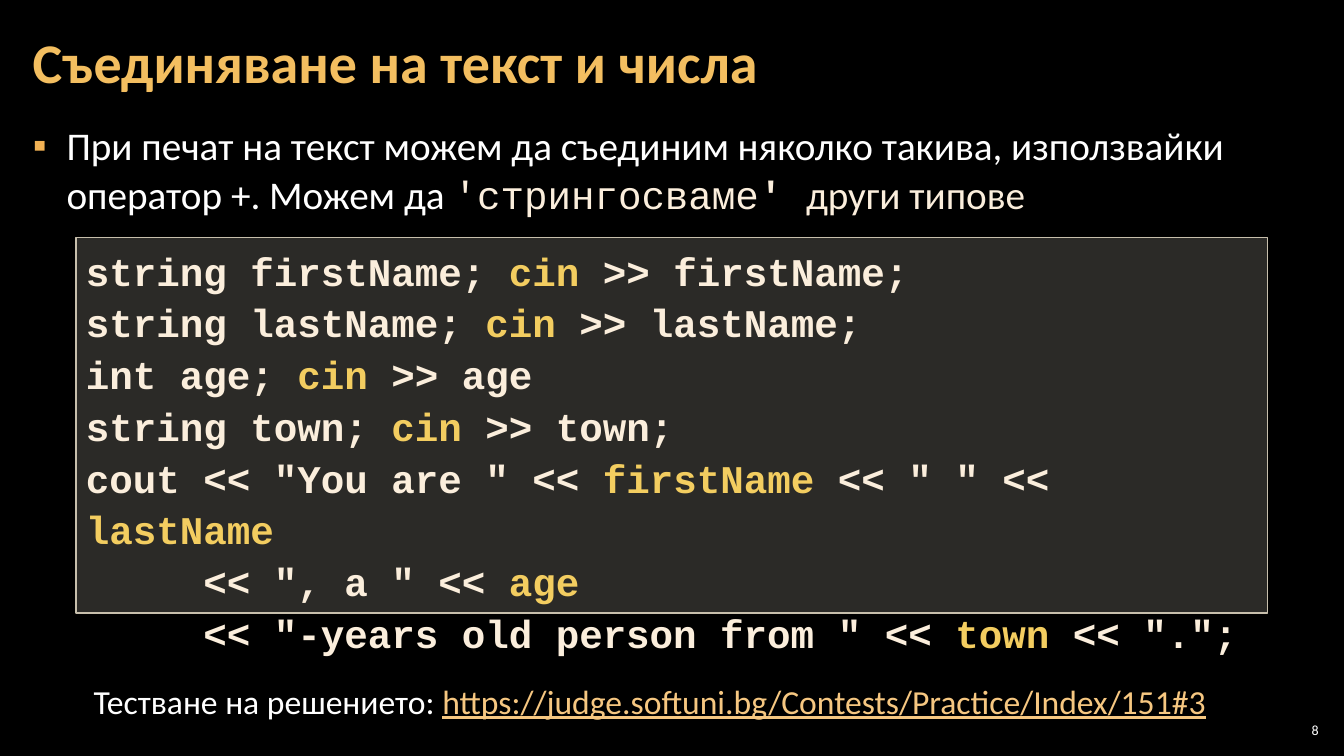
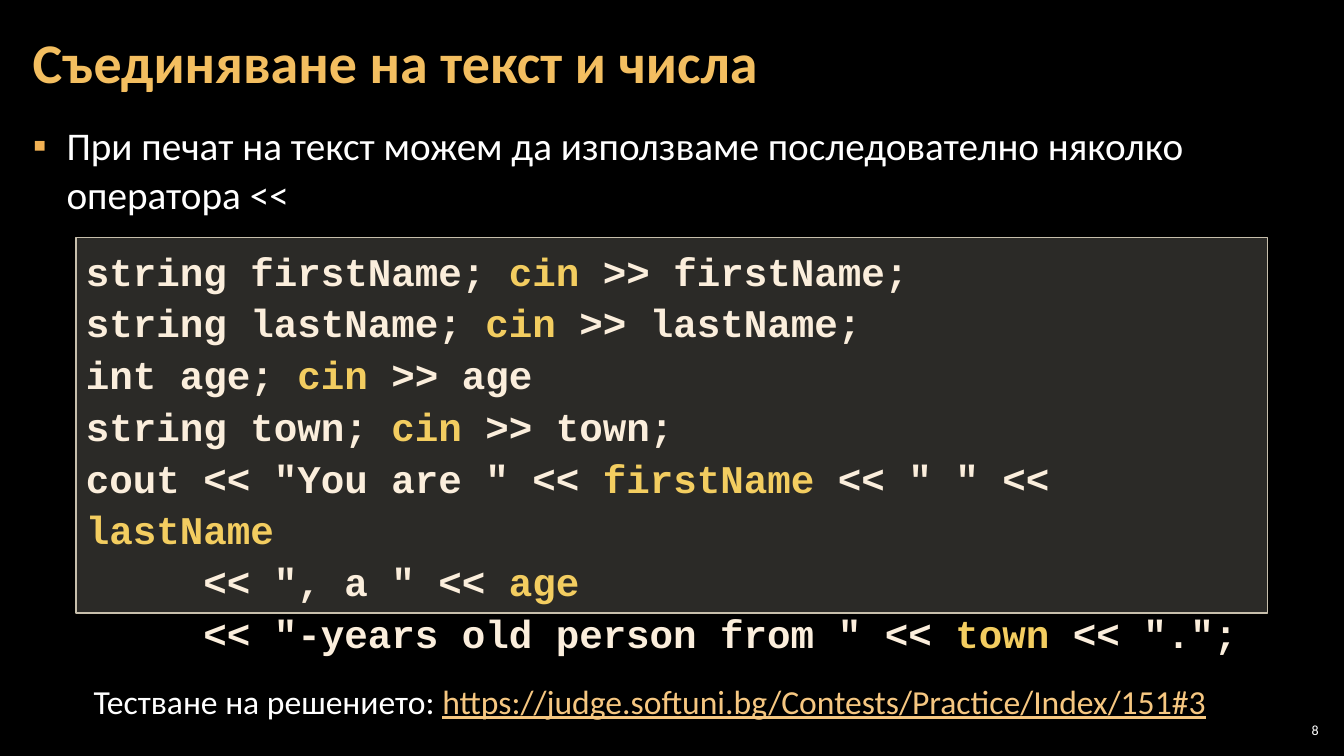
Before and after one commit to Software-University/C-plus-plus, a slide deck: slide 8 of 2. Simple-Calculations/2. Simple-Calculations.pptx. Drawn at 1344x756 pixels with LibreOffice and Linux fonts; fonts in the diff are those of the drawing; background and template pictures are left out. Boxes give left, top, right and bottom in pixels: in the first picture for what was removed or moved away, otherwise in the second. Text is boxed around its words. In the diff, an @@ line names an element or a change of style, - is before the commit and + after.

```diff
--- a/2. Simple-Calculations/2. Simple-Calculations.pptx
+++ b/2. Simple-Calculations/2. Simple-Calculations.pptx
@@ text at [67,135,1183,216]: text changed @@
-▪ При печат на текст можем да съединим няколко такива, използвайки оператор +. Можем да 'стрингосваме' други типове
+▪ При печат на текст можем да използваме последователно няколко оператора <<
```
Also in this commit, not shown: 2 other slides changed, 1 other file.
